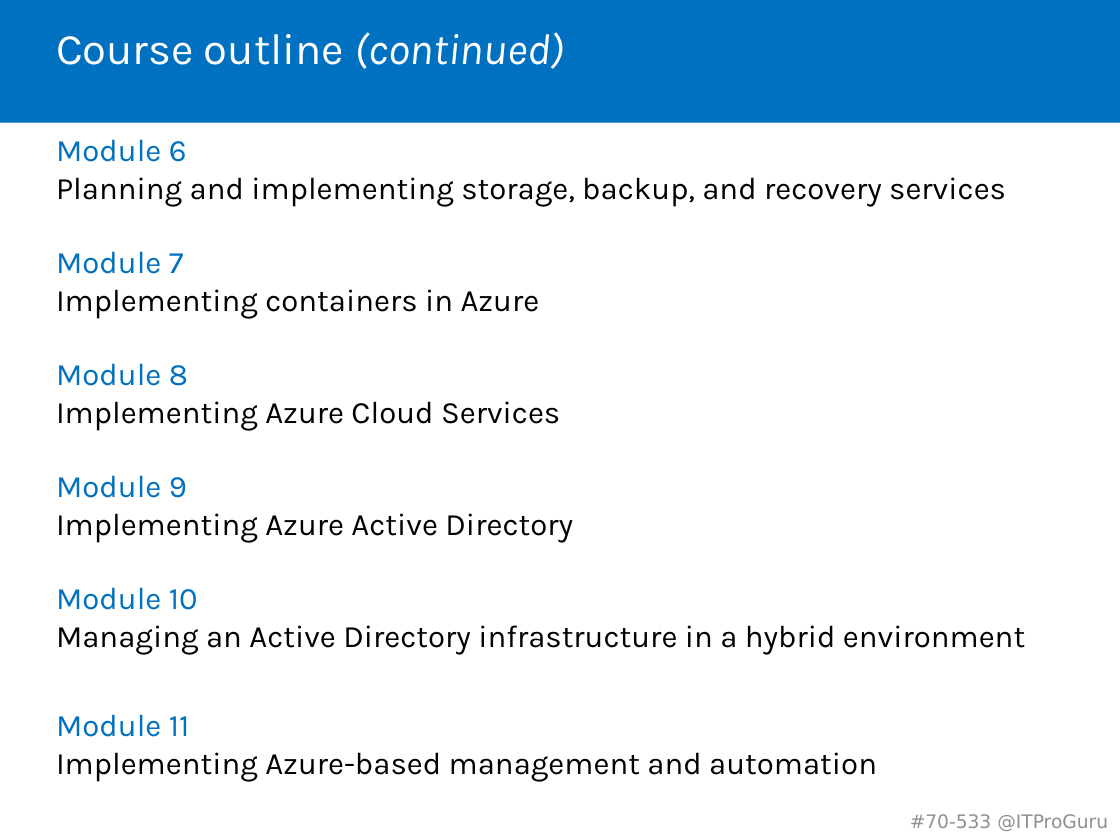
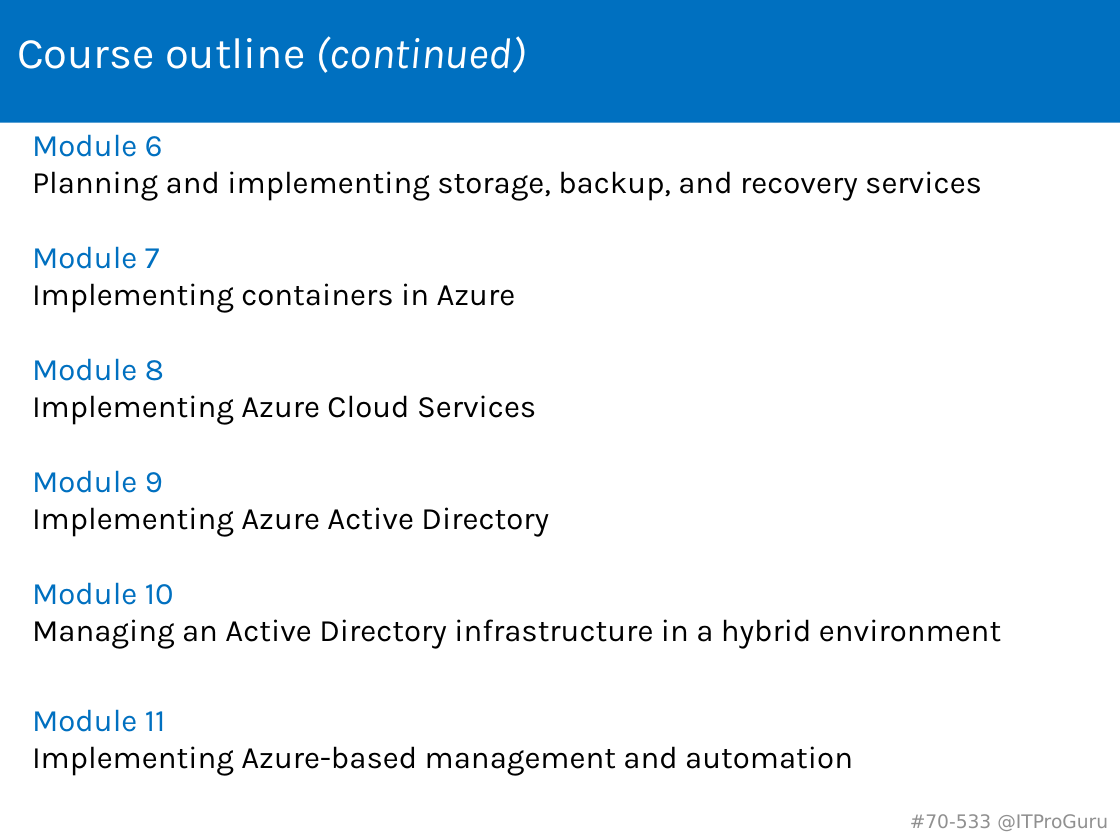
Before and after one commit to guruskill/70-533, a slide deck: slide 16 of 70-533-00-Template.pptx. Drawn at 1120x840 pixels with LibreOffice and Linux fonts; fonts in the diff are those of the drawing. Boxes give left, top, right and bottom in pixels: in the first picture for what was removed or moved away, otherwise in the second. Text is boxed around its words. In the diff, an @@ line names an element or a change of style, - is before the commit and + after.

```diff
--- a/70-533-00-Template.pptx
+++ b/70-533-00-Template.pptx
@@ rectangle removed at [0, 0, 1120, 101] @@
@@ title "Course outline (continued)": place and size @@
-title "Course outline (continued)" at [56, 32, 565, 69]
+title "Course outline (continued)" at [17, 36, 526, 73]
@@ title "Course outline (continued)" at [17, 36, 526, 73]: line spacing 0.9 to 0.85 @@
@@ text "Module 6": place and size @@
-text "Module 6" at [56, 139, 1025, 782]
+text "Module 6" at [32, 134, 1001, 776]
```
Also in this commit, not shown: 1 other slide changed, 1 slide added, 1 slide removed.
